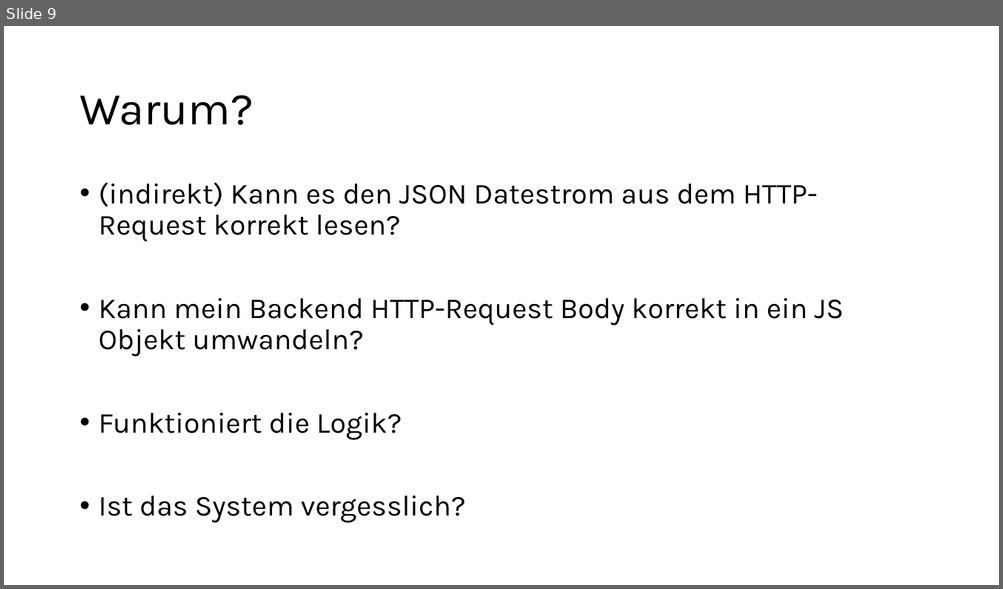
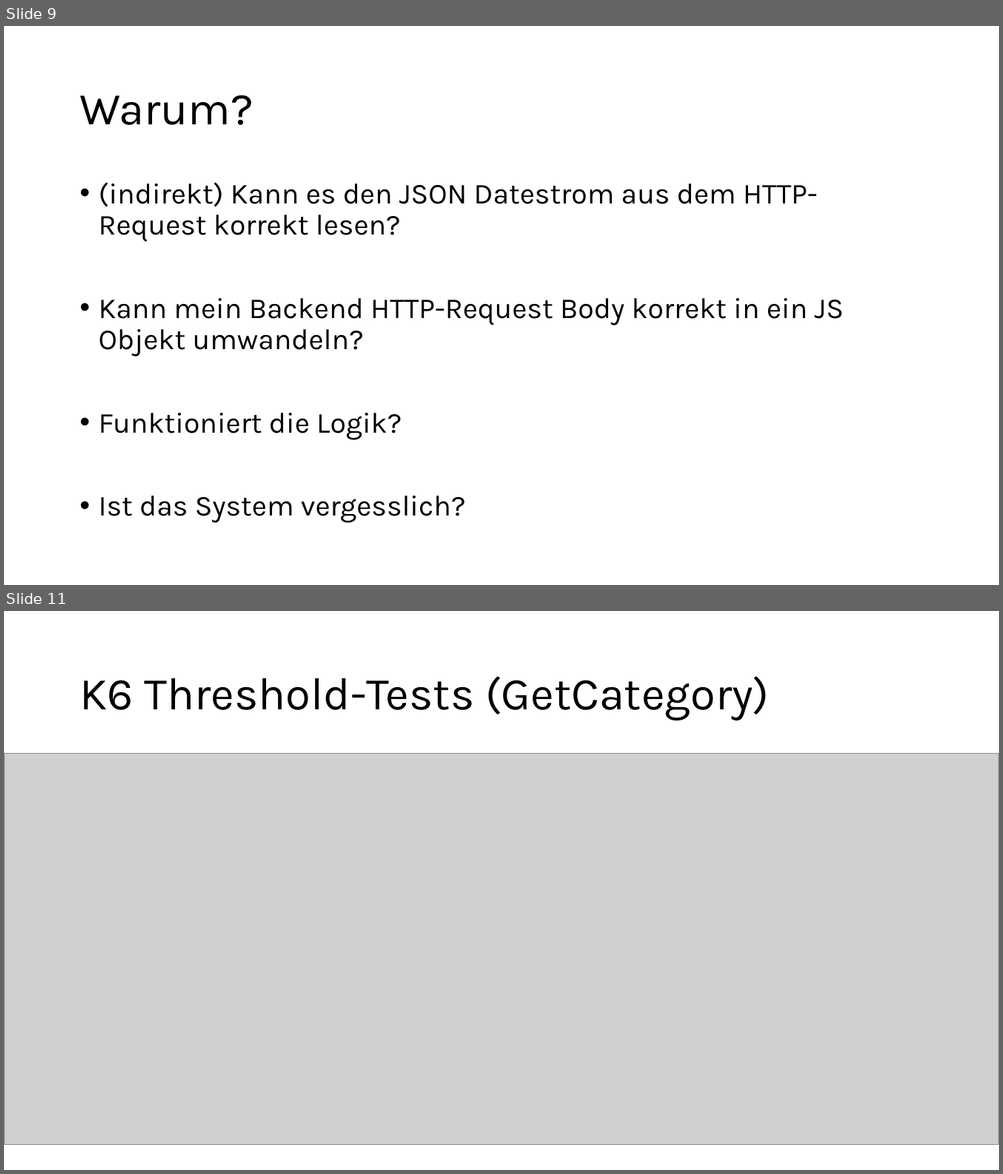
Before and after one commit to jenninismn/Brisk-Budget, a slide deck: ProjektPräsentation.pptx. Shown one above the other, each under a label of ours: slide 9 before the commit, slides 9 and 11 after it; the slides between them are not shown. The pictures are 1003x589 and 1003x1174 pixels, drawn with LibreOffice and Linux fonts; fonts in the diff are those of the drawing; grey boxes stand for pictures. Boxes give left, top, right and bottom in pixels: in the first picture for what was removed or moved away, otherwise in the second. Text is boxed around its words. In the diff, an @@ line names an element or a change of style, - is before the commit and + after.

Commit message:
LATE: Behebung der Fehler in der Pipeline, hinzufügen eines weiteren thresholdtests

```diff
--- a/ProjektPräsentation.pptx
+++ b/ProjektPräsentation.pptx
@@ slide 11 added at (x1=4, y1=611, x2=999, y2=1170), background #FFFFFF @@
@@ title added at (x1=79, y1=676, x2=769, y2=721), 44 pt, text #000000 @@
+K6 Threshold-Tests (GetCategory)
@@ picture added at (x1=4, y1=754, x2=999, y2=1145) @@
```
Also in this commit, not shown: 1 slide changed, 2 other slides added, 29 other files.
